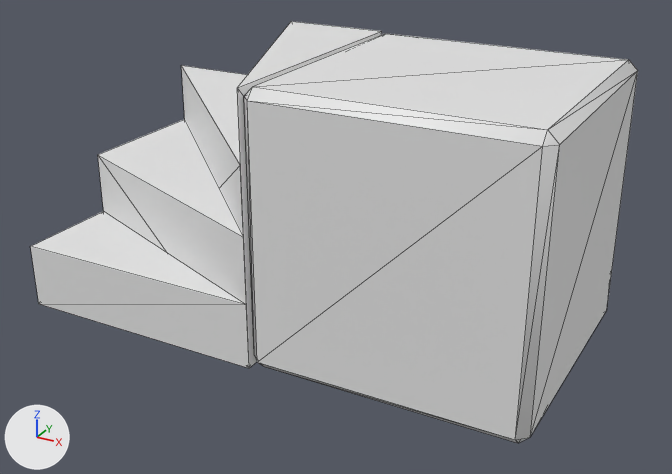
Renders of the OBJ model assets/blocks/corner_out_l.obj from each side of a commit.
Before and after are seen from a camera (50 mm lens) standing at (1.62, -2.81, 1.23) and looking at (0.09, -0.03, -0.16). Every picture has the same lights, and +X, +Y and +Z are marked at lower left. The picture after the commit comes second. Mesh edges are drawn as thin lines. Where no turn or scale is listed for an object, it has been applied to the vertices. Vertices at exactly the same position are counted once.

Before the edit, the objects in view are built like this:
```python
me_corner_out_l = bpy.data.meshes.new('corner_out_l')
me_corner_out_l.from_pydata(...)  # 42 vertices, 76 faces; spans x -1.0..1.0, y -0.5..0.5, z -0.5..0.5
ob_corner_out_l = bpy.data.objects.new('corner_out_l', me_corner_out_l)
ob_corner_out_l.location = (0.0, 0.0, 0.0)
```
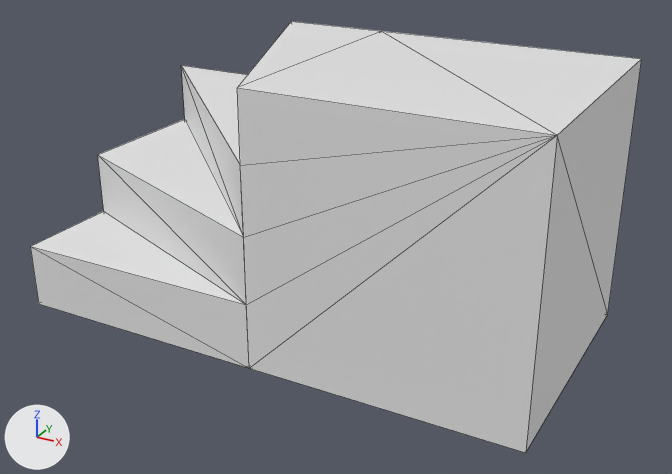
Changed parts and their boxes (x1, y1, x2, y2) in the pictures (672 x 474 px):
'corner_out_l', reshaped: before (30, 21, 638, 443); after (30, 21, 641, 453)
part 1 of me_corner_out_l, built on: before (30, 66, 257, 368); after (30, 31, 641, 453)

The change, as a diff of the scene's bpy script:
```diff
--- a/assets/blocks/corner_out_l.obj.py
+++ b/assets/blocks/corner_out_l.obj.py
@@ me_corner_out_l @@
 # used by ob_corner_out_l; location = (0.0, 0.0, 0.0)
-me_corner_out_l.from_pydata(...)  # 42 vertices, 76 faces; spans x -1.0..1.0, y -0.5..0.5, z -0.5..0.5
+me_corner_out_l.from_pydata(...)  # 22 vertices, 46 faces; spans x -1.0..1.0, y -0.5..0.5, z -0.5..0.5
+# me_corner_out_l part 1
+# 20 faces are deleted
+# 4 vertices are added at (1.0, 0.5, -0.5), (1.0, -0.5, 0.5), (1.0, -0.5, -0.5), (1.0, 0.5, 0.5)
+# 34 new faces join them
+# other edits to the shape of me_corner_out_l do not show in these pictures
```
